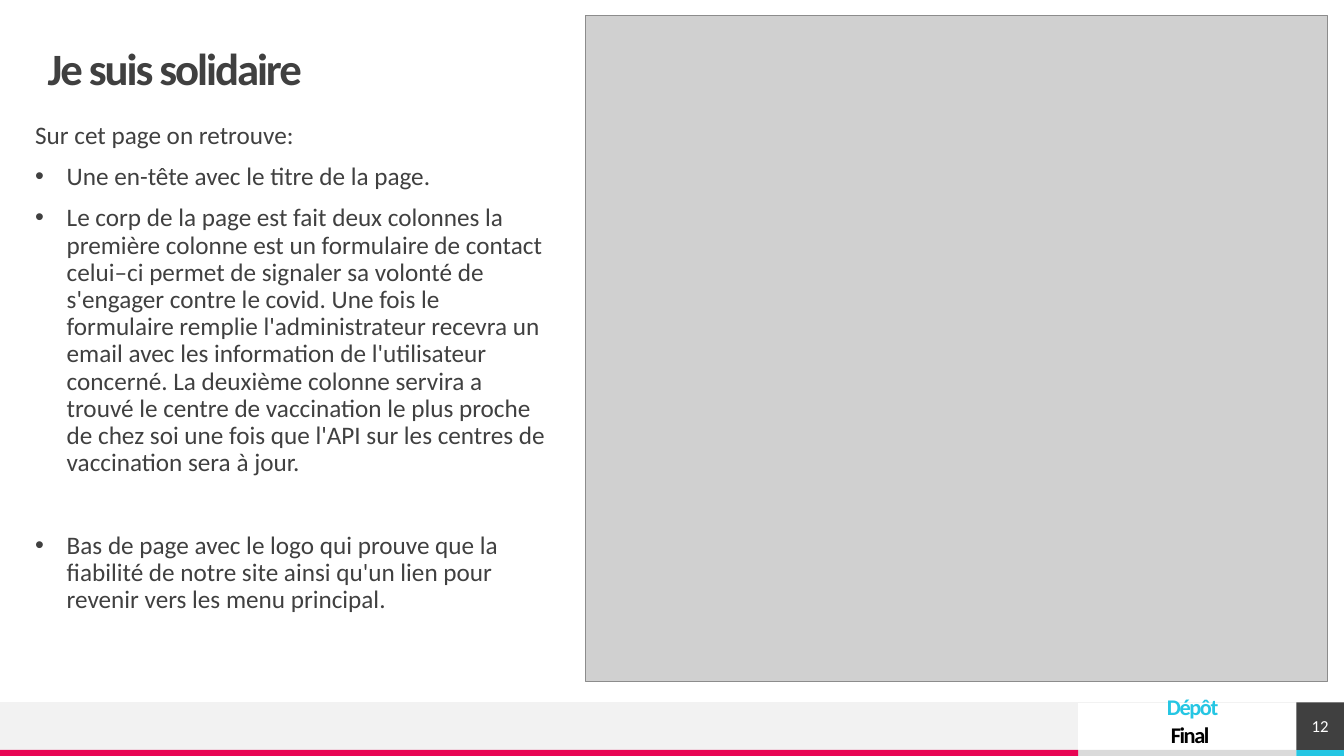
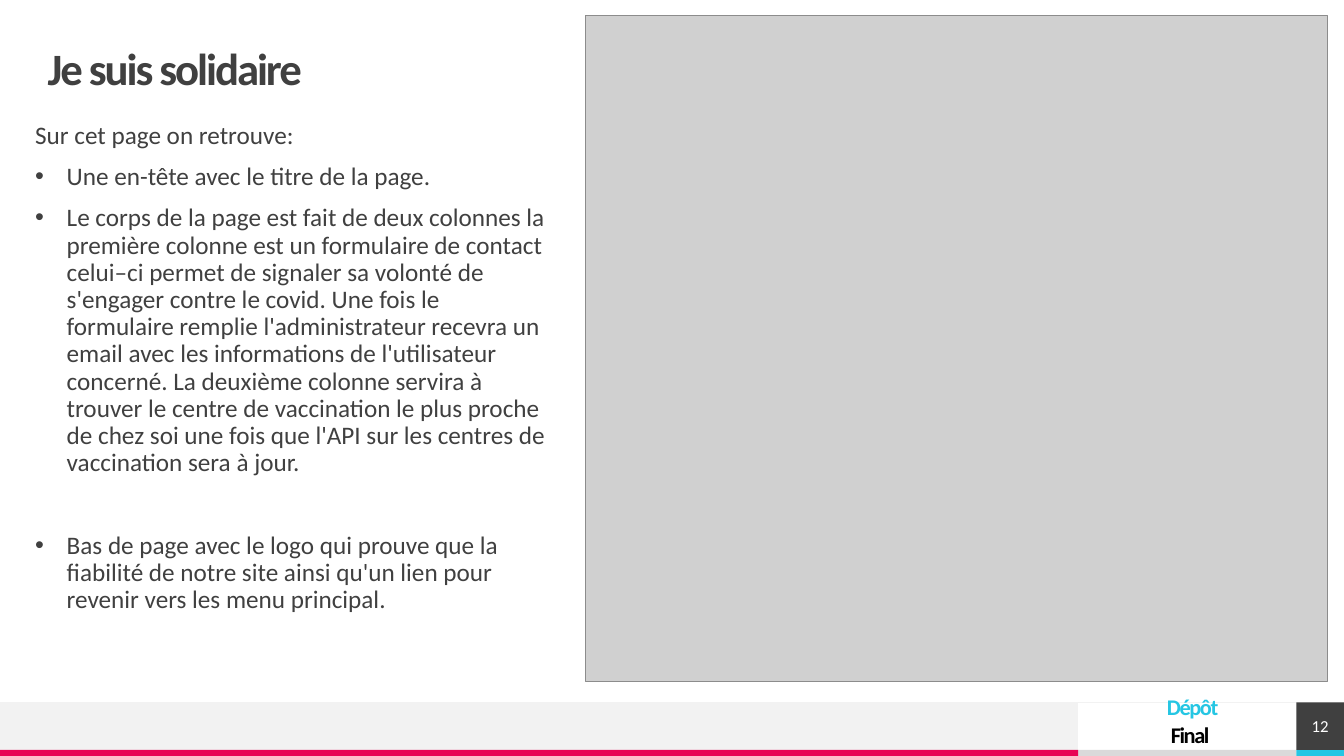
Before and after one commit to clementfert/covid, a slide deck: slide 12 of presentation_final/Présentation_finale.pptx. Drawn at 1344x756 pixels with LibreOffice and Linux fonts; fonts in the diff are those of the drawing; grey boxes stand for pictures. Boxes give left, top, right and bottom in pixels: in the first picture for what was removed or moved away, otherwise in the second. Text is boxed around its words. In the diff, an @@ line names an element or a change of style, - is before the commit and + after.

```diff
--- a/presentation_final/Présentation_finale.pptx
+++ b/presentation_final/Présentation_finale.pptx
@@ text at (67,208,545,476): text changed @@
-• Le corp de la page est fait deux colonnes la première colonne est un formulaire de contact celui–ci permet de signaler sa volonté de s'engager contre le covid. Une fois le formulaire remplie l'administrateur recevra un email avec les information de l'utilisateur concerné. La deuxième colonne servira a trouvé le centre de vaccination le plus proche de chez soi une fois que l'API sur les centres de vaccination sera à jour.
+• Le corps de la page est fait de deux colonnes la première colonne est un formulaire de contact celui–ci permet de signaler sa volonté de s'engager contre le covid. Une fois le formulaire remplie l'administrateur recevra un email avec les informations de l'utilisateur concerné. La deuxième colonne servira à trouver le centre de vaccination le plus proche de chez soi une fois que l'API sur les centres de vaccination sera à jour.
```
Also in this commit, not shown: 7 other slides changed, 3 other files.
